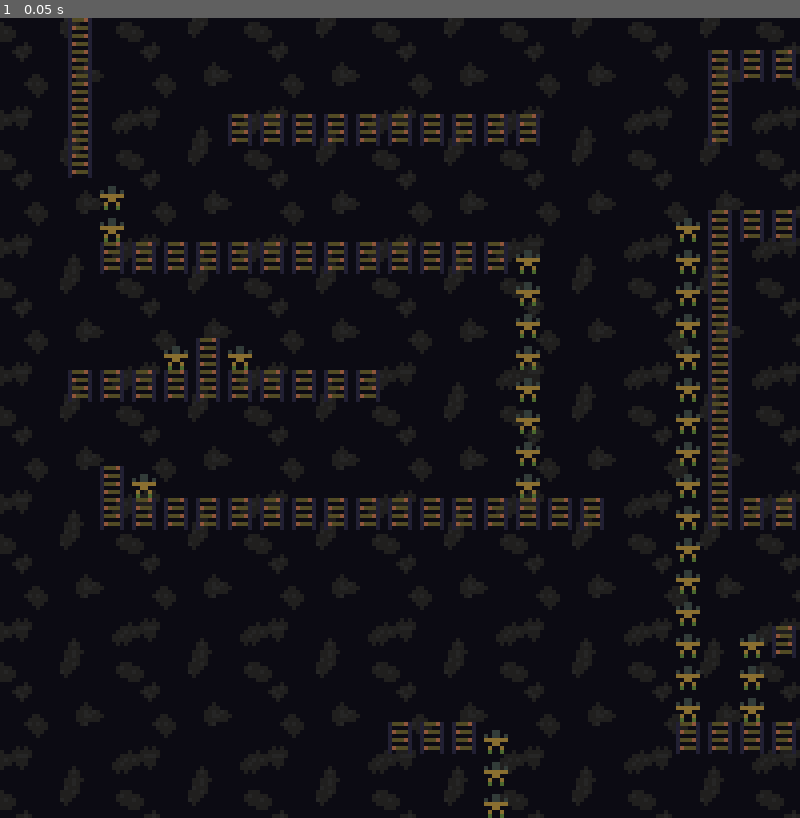
Above: before the commit, frame 1.
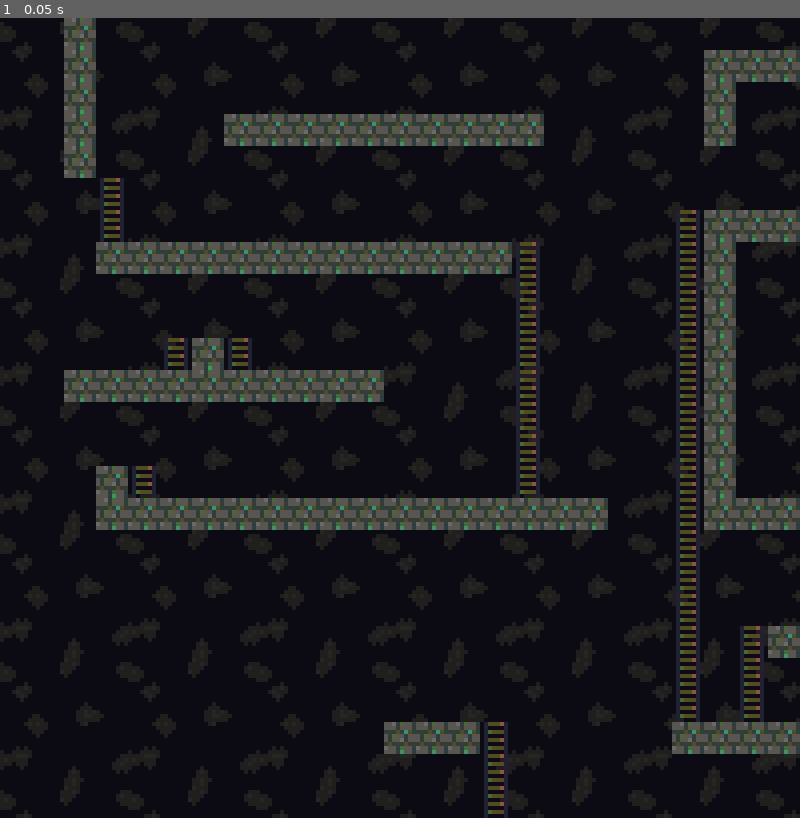
Above: after the commit, the same moment.

Repository: ArcaneEchoStudios/dtd
Game: Godot game, scene res://scenes/zombi-runner/Scenes/zombi-runner.tscn
Same seed, same stepped clock (60 frames per second), same inputs: the game is played once before the commit and once after it. This scene is started directly instead of the project's main scene.
Inputs:
- Up to frame 1 (0.05 s): no input

The runs differ from the first frame. In frame 1, 16% of the frame differs, in the area x 8-100%, y 0-100%.

Commit message:
Update logic a bit, prep for zombi eatin time

Diff:
--- a/scenes/zombi-runner/Scenes/character.gd
+++ b/scenes/zombi-runner/Scenes/character.gd
@@ -1,4 +1,6 @@
 extends CharacterBody2D
+
+class_name CharacterBase
 
 enum CharacterState {
     STANDING,
--- a/scenes/zombi-runner/Scenes/runner.gd
+++ b/scenes/zombi-runner/Scenes/runner.gd
@@ -1,6 +1,8 @@
-extends "res://scenes/zombi-runner/Scenes/character.gd"
+extends CharacterBase
 
-const ZombiClass = preload("res://scenes/zombi-runner/Scenes/zombi.gd")
+class_name Runner
+
+#const ZombiClass = preload("res://scenes/zombi-runner/Scenes/zombi.gd")
 
 func get_input() -> Vector2:
     if state == CharacterState.DYING:
@@ -16,6 +18,6 @@
     return
 
 func _on_character_checker_area_entered(area: Area2D) -> void:
-    if area.get_parent() is ZombiClass:
+    if area.get_parent() is Zombi:
         print("GETTING EATEN!")
         #get_eaten()
--- a/scenes/zombi-runner/Scenes/zombi.gd
+++ b/scenes/zombi-runner/Scenes/zombi.gd
@@ -1,6 +1,8 @@
-extends "res://scenes/zombi-runner/Scenes/character.gd"
+extends CharacterBase
 
-const RunnerClass = preload("res://scenes/zombi-runner/Scenes/runner.gd")
+class_name Zombi
+
+#const RunnerClass = preload("res://scenes/zombi-runner/Scenes/runner.gd")
 
 @onready var look_right: RayCast2D = get_node("LookRight")
 @onready var look_left: RayCast2D = get_node("LookLeft")
@@ -28,7 +30,7 @@
             var collision_point = dir.get_collision_point()
 
             # Prefer the runner as target
-            if dir.get_collider() is RunnerClass:
+            if dir.get_collider() is Runner:
                 target = dir
             elif not target:
                 target = dir
@@ -60,7 +62,7 @@
             elif randf() < 0.05:
                 # Low chance to look around
                 var target = look_around()
-                if target and target.get_collider() is RunnerClass:
+                if target and target.get_collider() is Runner:
                     print("Wander => CHASING PLAYER")
                     change_ai_state(AIState.CHASING, target)
 
@@ -68,7 +70,7 @@
             # Low chance of checking for target every frame
             if randf() < 0.001:
                 var target = look_around()
-                if target and target.get_collider() is RunnerClass:
+                if target and target.get_collider() is Runner:
                     print("CHASING => still see player!")
                     # Still see them, maybe update position
                     change_ai_state(AIState.CHASING, target)
@@ -127,6 +129,6 @@
 
 #FIXME: Use masks!
 func _on_character_checker_area_entered(area: Area2D) -> void:
-    if area.get_parent() is RunnerClass:
+    if area.get_parent() is Runner:
         print("FEED!")
         #feed()
--- a/scenes/zombi-runner/Scenes/zombi.tscn
+++ b/scenes/zombi-runner/Scenes/zombi.tscn
@@ -438,7 +438,7 @@
 collision_layer = 8
 collision_mask = 9
 script = ExtResource("2_l8a08")
-ai_state = 0
+ai_state = null
 
 [node name="CollisionShape2D" parent="." index="0"]
 metadata/_edit_lock_ = true
Binary file changed: scenes/zombi-runner/Assets/zombi_runner-Sheet.png
Binary file changed: scenes/zombi-runner/Assets/zombi_runner.aseprite
